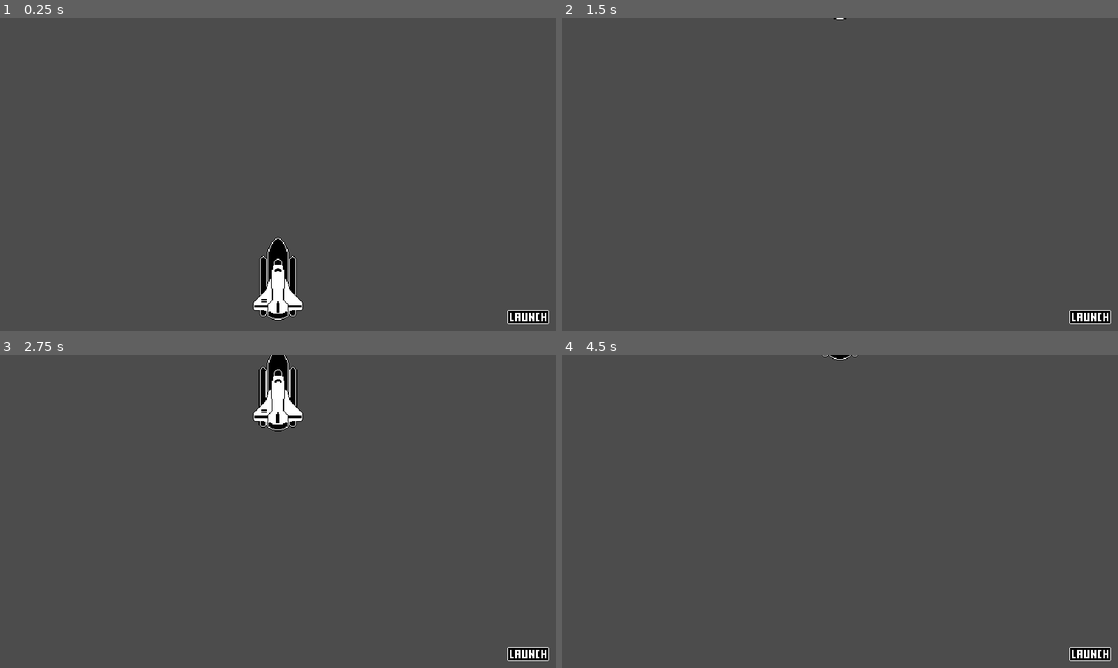
Above: before the commit, frames 1-4 (two rows, left to right).
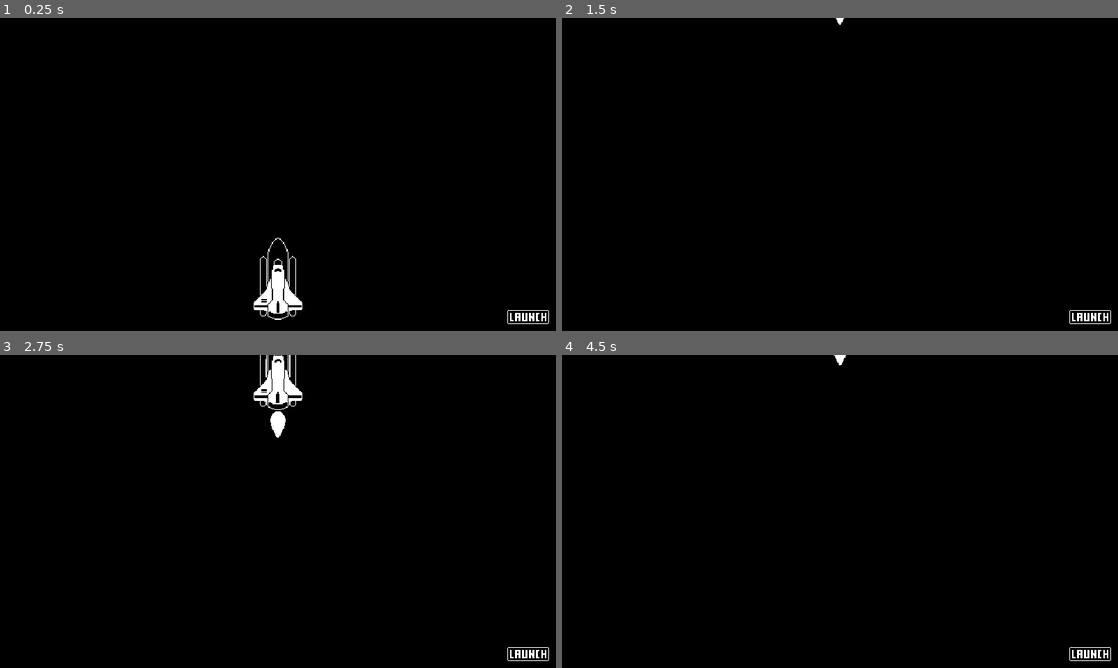
Above: after the commit, the same moments.

Repository: jackwkinsey/rocket-launch-godot
Game: Godot game, scene res://World.tscn
The game is run twice, just before and just after one commit, with the same random seed, the same clock (stepped at 60 frames per second) and the same inputs.
Inputs (mouse positions are in pixels of both pictures, inside the frame that each line leads up to):
- Up to frame 1 (0.25 s): no input
- Up to frame 2 (1.5 s): click (1090, 318) at 0.5 s; click (1090, 318) at 1.25 s
- Up to frame 3 (2.75 s): click (528, 655) at 2 s
- Up to frame 4 (4.5 s): tap Enter at 3.5 s

The runs differ from the first frame. In frame 1, 98% of the frame differs, in the area x 0-100%, y 0-100%; in frame 2, 100%; in frame 3, 99%; in frame 4, 100%.
Error before the commit: Invalid set index 'animation' (on base: 'null instance') with value of type 'String'. (res://World.gd:11)

Commit message:
refactor: use animated sprite for rocket ship
Using the animated sprite allows us to change the sprite of the rocket
ship easily on launch.

Diff:
--- a/World.tscn
+++ b/World.tscn
@@ -1,10 +1,24 @@
-[gd_scene load_steps=5 format=2]
+[gd_scene load_steps=7 format=2]
 
 [ext_resource path="res://RocketShip.png" type="Texture" id=1]
 [ext_resource path="res://World.gd" type="Script" id=2]
 [ext_resource path="res://LaunchButton.png" type="Texture" id=3]
+[ext_resource path="res://RocketShipLaunch.png" type="Texture" id=4]
 
-[sub_resource type="Animation" id=1]
+[sub_resource type="SpriteFrames" id=2]
+animations = [ {
+"frames": [ ExtResource( 1 ) ],
+"loop": true,
+"name": "Idle",
+"speed": 5.0
+}, {
+"frames": [ ExtResource( 4 ) ],
+"loop": true,
+"name": "Launch",
+"speed": 5.0
+} ]
+
+[sub_resource type="Animation" id=3]
 resource_name = "Launch"
 tracks/0/type = "value"
 tracks/0/path = NodePath("RocketShip:position")
@@ -16,18 +30,29 @@
 "times": PoolRealArray( 0, 1 ),
 "transitions": PoolRealArray( 1, 1 ),
 "update": 0,
-"values": [ Vector2( 320, 300 ), Vector2( 320, -60 ) ]
+"values": [ Vector2( 320, 300 ), Vector2( 320, -70 ) ]
 }
 
 [node name="World" type="Node2D"]
 script = ExtResource( 2 )
 
-[node name="RocketShip" type="Sprite" parent="."]
+[node name="Background" type="ColorRect" parent="."]
+margin_right = 640.0
+margin_bottom = 360.0
+color = Color( 0, 0, 0, 1 )
+__meta__ = {
+"_edit_use_anchors_": false
+}
+
+[node name="RocketShip" type="Node2D" parent="."]
 position = Vector2( 320, 300 )
-texture = ExtResource( 1 )
+
+[node name="Sprite" type="AnimatedSprite" parent="RocketShip"]
+frames = SubResource( 2 )
+animation = "Idle"
 
 [node name="AnimationPlayer" type="AnimationPlayer" parent="."]
-anims/Launch = SubResource( 1 )
+anims/Launch = SubResource( 3 )
 
 [node name="LaunchButton" type="TextureButton" parent="."]
 margin_left = 584.0
